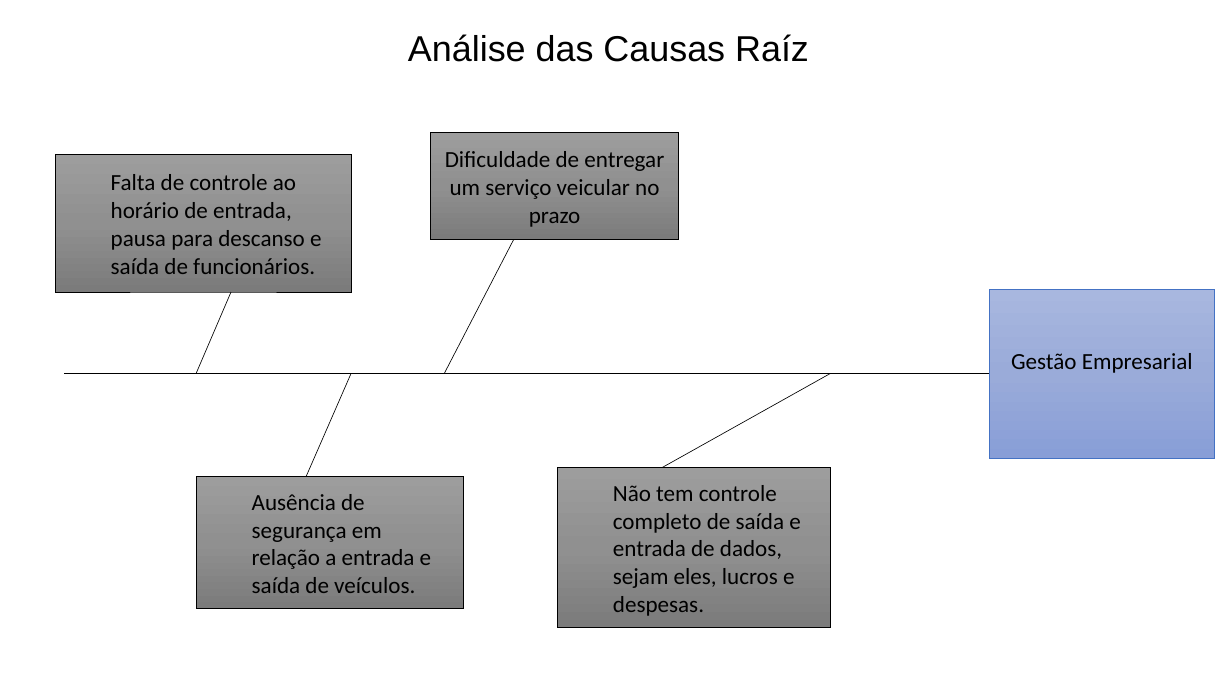
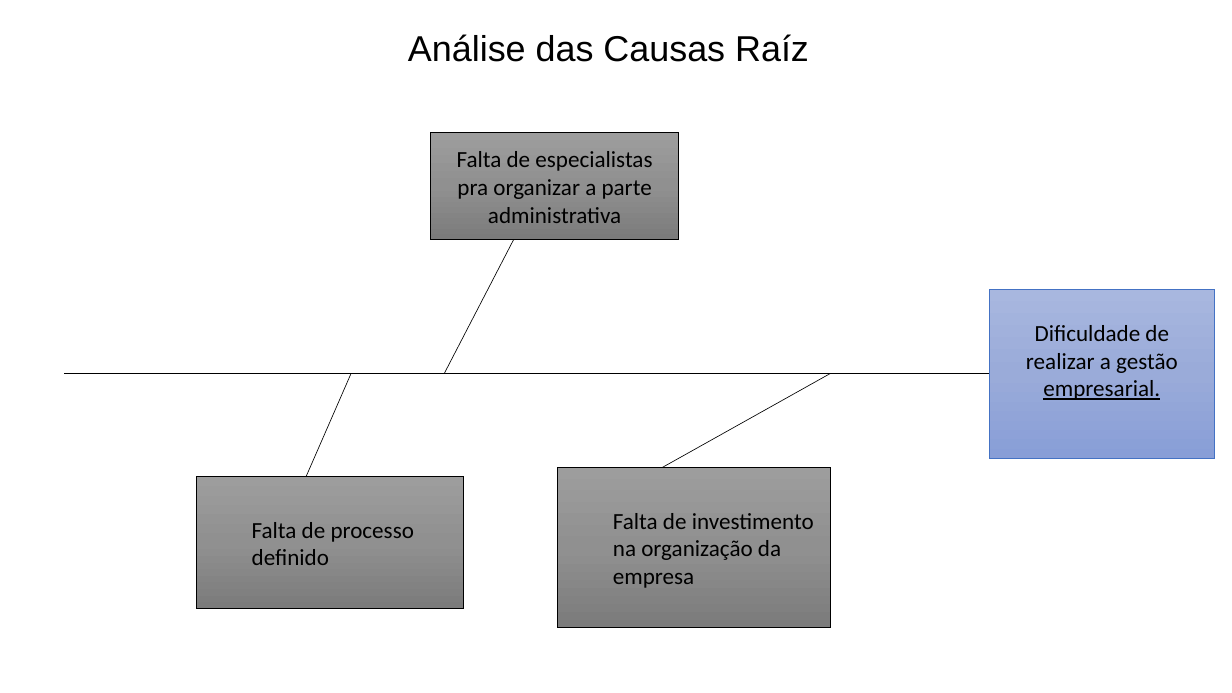
Before and after one commit to victorkok/OPE-Oficina-Mecanica, a slide deck: slide 1 of Artefatos/08. Análise das Causas Raízes.pptx. Drawn at 1232x693 pixels with LibreOffice and Linux fonts; fonts in the diff are those of the drawing. Boxes give left, top, right and bottom in pixels: in the first picture for what was removed or moved away, otherwise in the second. Text is boxed around its words. In the diff, an @@ line names an element or a change of style, - is before the commit and + after.

```diff
--- a/Artefatos/08. Análise das Causas Raízes.pptx
+++ b/Artefatos/08. Análise das Causas Raízes.pptx
@@ rectangle removed at [55,154,351,292] @@
-  Falta de controle ao horário de entrada, pausa para descanso e saída de funcionários.
@@ text in rectangle at [457,151,652,223]: text changed @@
-Dificuldade de entregar um serviço veicular no prazo
+Falta de especialistas pra organizar a parte administrativa
@@ line removed from (197, 373) to (231, 292) @@
@@ text in rectangle at [1026,325,1178,400]: text changed @@
-Gestão Empresarial
+Dificuldade de realizar a gestão empresarial.
@@ text in rectangle at [252,522,414,565]: text changed @@
-  Ausência de segurança em relação a entrada e saída de veículos.
+  Falta de processo definido
@@ text in rectangle at [613,513,814,588]: text changed @@
-  Não tem controle completo de saída e entrada de dados, sejam eles, lucros e despesas.
+  Falta de investimento na organização da empresa
```
